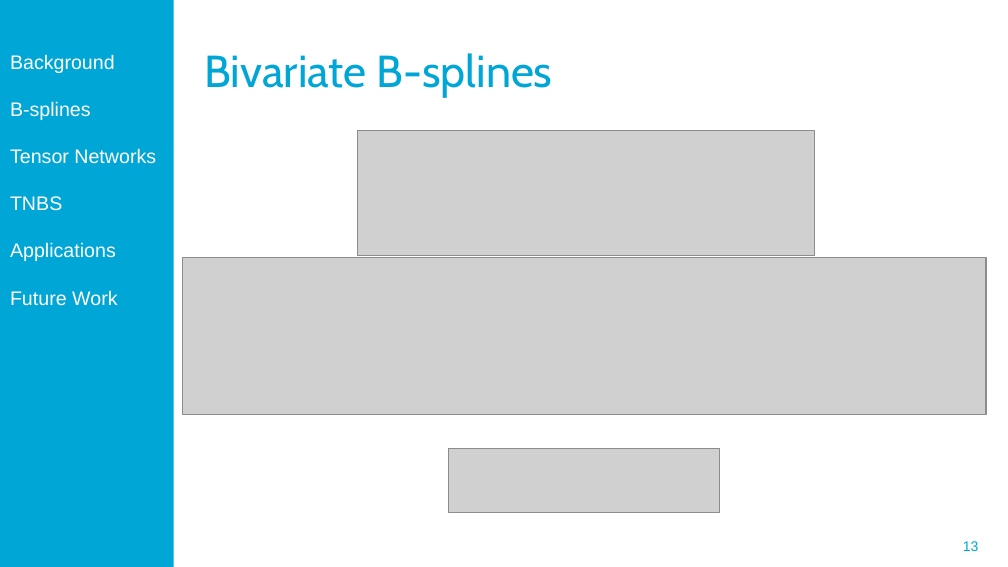
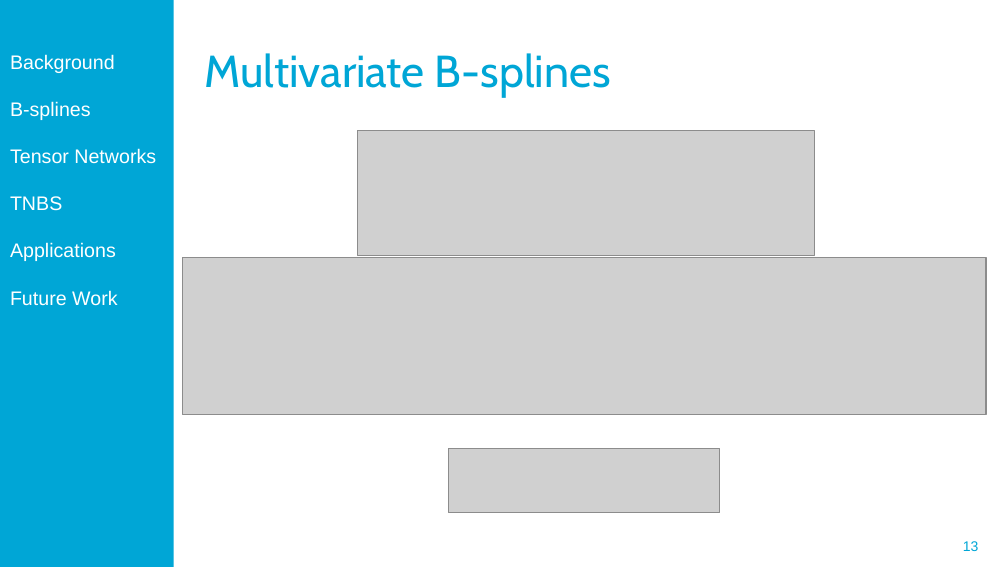
Before and after one commit to Ridvanz/Thesis, a slide deck: slide 13 of Midterm_Ridvan.pptx. Drawn at 1008x567 pixels with LibreOffice and Linux fonts; fonts in the diff are those of the drawing; grey boxes stand for pictures; background and template pictures are left out. Boxes give left, top, right and bottom in pixels: in the first picture for what was removed or moved away, otherwise in the second. Text is boxed around its words. In the diff, an @@ line names an element or a change of style, - is before the commit and + after.

```diff
--- a/Midterm_Ridvan.pptx
+++ b/Midterm_Ridvan.pptx
@@ title at [204, 53, 611, 98]: text changed @@
-Bivariate B-splines
+Multivariate B-splines
```
Also in this commit, not shown: 7 other slides changed, 12 other files.
